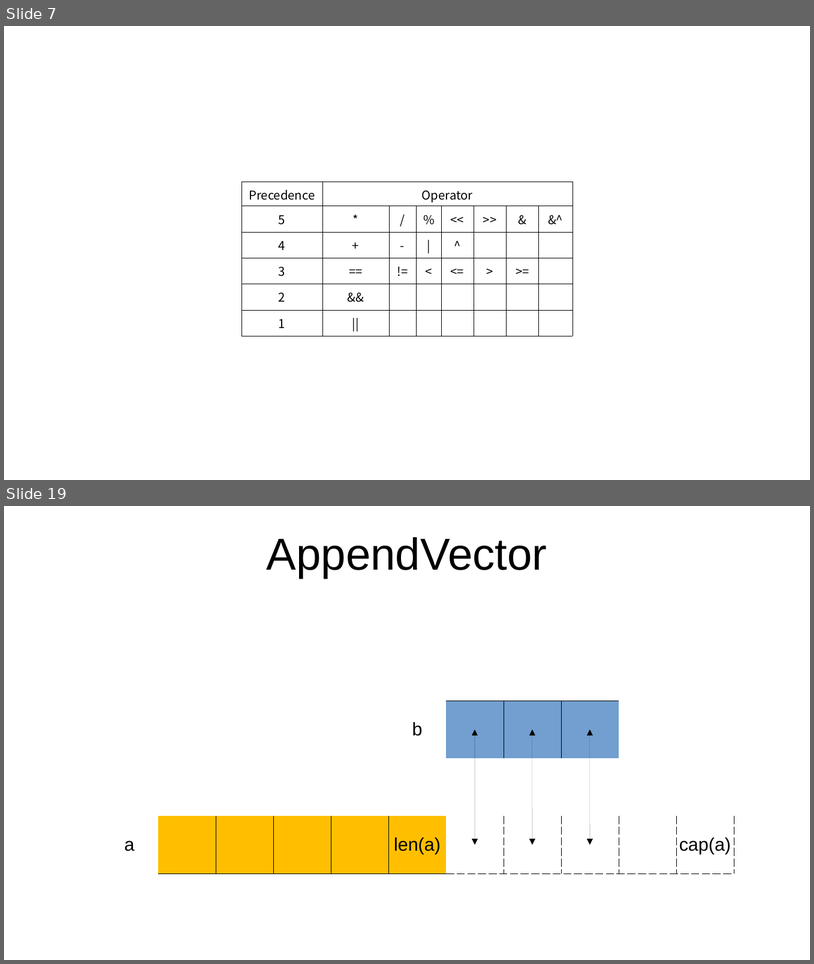
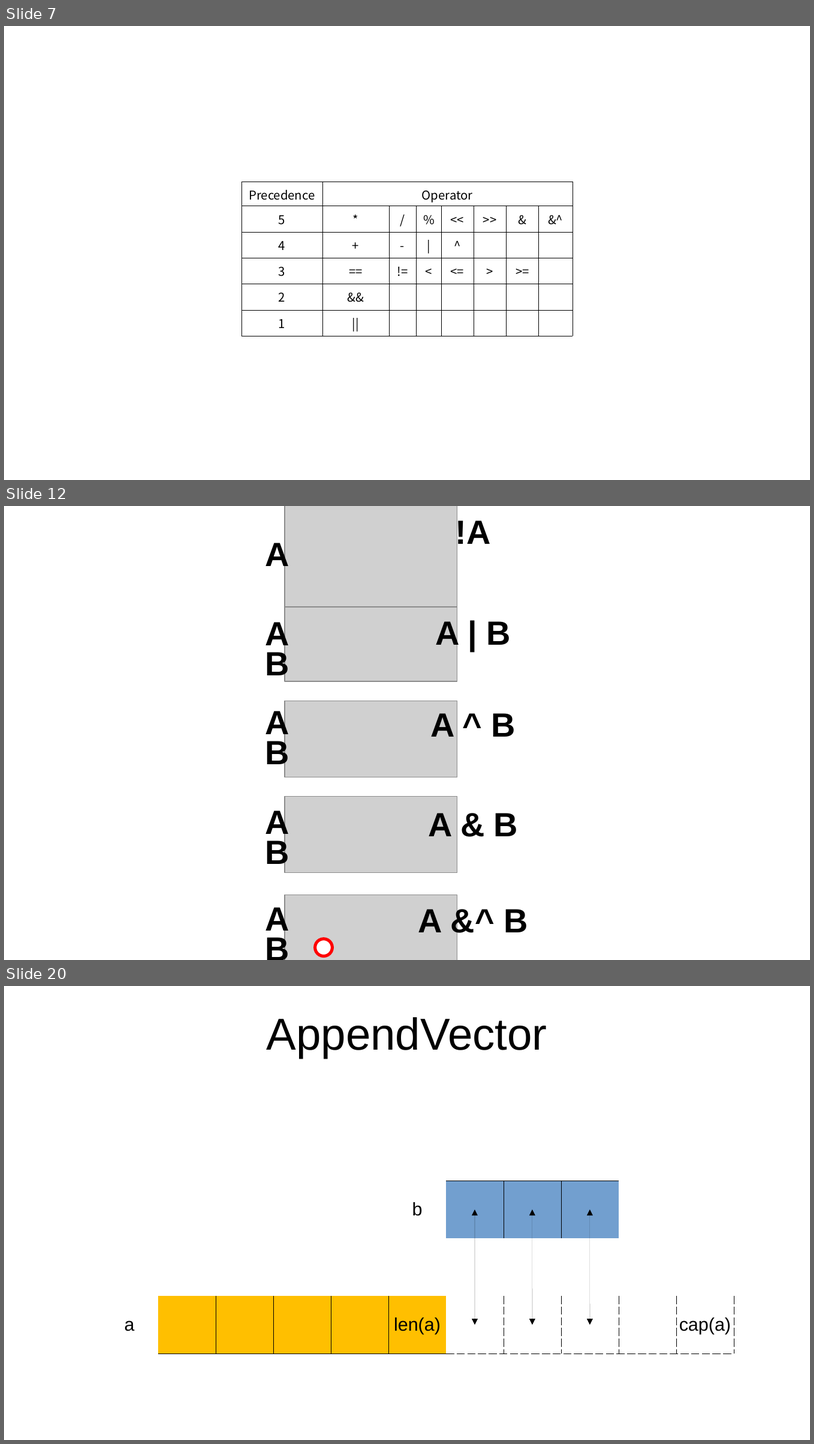
Before and after one commit to oneleo/golang-cht, a slide deck: images/images.odp. Shown one above the other, each under a label of ours: slides 7 and 19 before the commit, slides 7, 12 and 20 after it; the slides between them are not shown. The pictures are 814x964 and 814x1444 pixels, drawn with LibreOffice and Linux fonts; fonts in the diff are those of the drawing; grey boxes stand for pictures. Boxes give left, top, right and bottom in pixels: in the first picture for what was removed or moved away, otherwise in the second. Text is boxed around its words. In the diff, an @@ line names an element or a change of style, - is before the commit and + after.

```diff
--- a/images/images.odp
+++ b/images/images.odp
@@ slide 12 added at [4, 506, 810, 960], background #FFFFFF @@
@@ picture added at [285, 506, 458, 607] @@
@@ text added at [456, 517, 491, 550], 33 pt, text #000000, bold @@
+!A
@@ text added at [266, 540, 290, 572], 33 pt, text #000000, bold @@
+A
@@ group added at [266, 605, 510, 681]: 3 texts, 1 picture @@
+A
+B
+A | B
@@ group added at [266, 700, 516, 777]: 3 texts, 1 picture @@
+A
+B
+A ^ B
@@ group added at [266, 796, 518, 873]: 3 texts, 1 picture @@
+A
+B
+A & B
@@ group added at [234, 895, 528, 960]: 3 texts, 1 picture, 1 ellipse @@
+A
+B
+A &^ B
@@ what was slide 19 is now slide 20 @@
```
Also in this commit, not shown: 6 slides changed.
